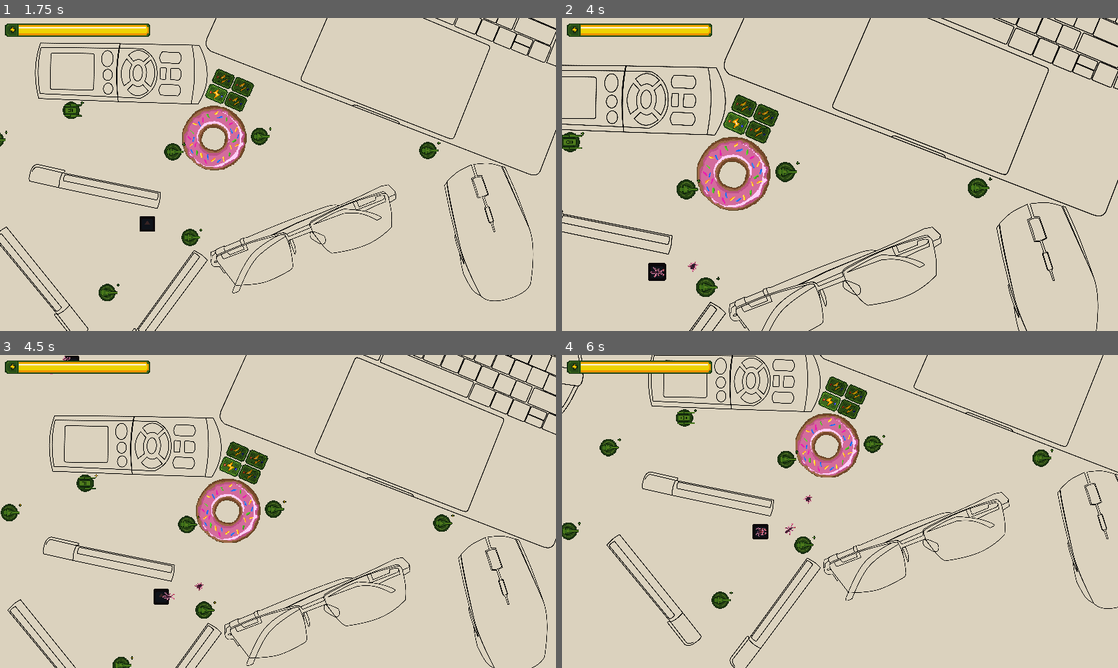
Above: before the commit, frames 1-4 (two rows, left to right).
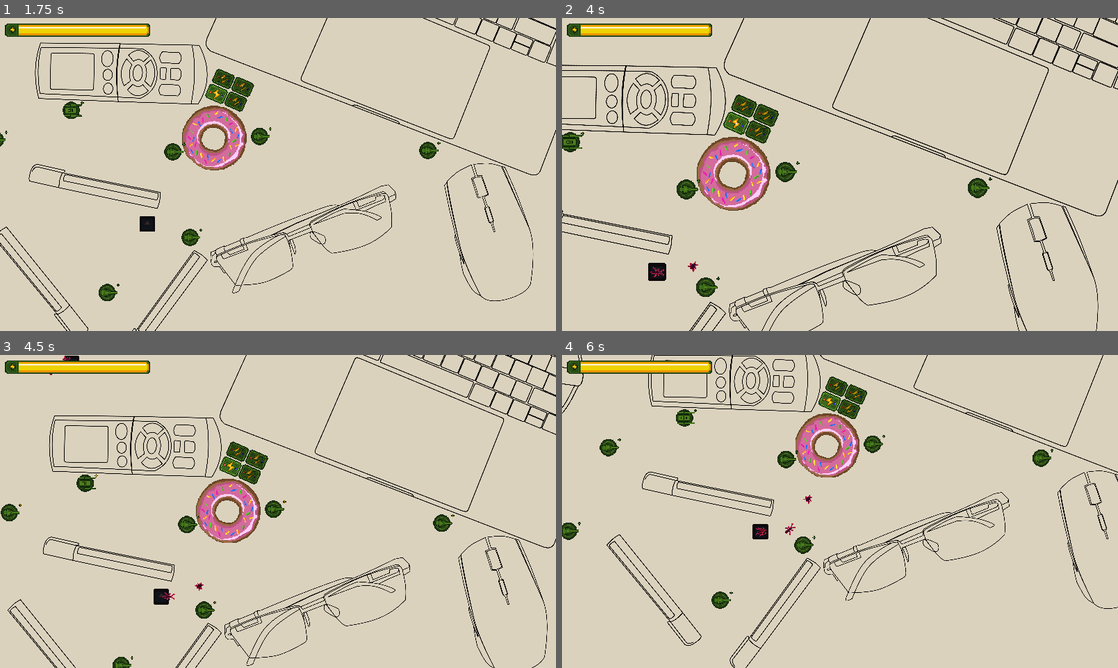
Above: after the commit, the same moments.

Repository: dmitriy-shmilo/gogodot-2021
Game: Godot game, scene res://game_screen/game_screen.tscn
Two runs of this game, one before a commit and one after it. Both use one fixed random seed, a clock stepped at 60 frames per second and the inputs below. The engine's default icon, where the game draws it, is replaced by a stand-in: a white triangle on a blue panel in a dark square.
Inputs (mouse positions are in pixels of both pictures, inside the frame that each line leads up to):
- Up to frame 1 (1.75 s): tap Enter at 0.5 s; move the mouse to (139, 146) at 0.52 s; hold D (right) 0.53-1.28 s; hold Mouse wheel up (zoom_in) 0.53-1.28 s; click (139, 146) at 0.67 s; move the mouse to (455, 187) at 1.27 s; hold S (down) from 1.28 s (still down); tap Mouse wheel down (zoom_out) at 1.35 s; click (455, 187) at 1.42 s
- Up to frame 2 (4 s): move the mouse to (667, 268) at 2.02 s; release S (down) at 2.03 s; hold D (right) 2.03-2.78 s; hold Mouse wheel up (zoom_in) 2.03-2.78 s; click (667, 268) at 2.17 s; move the mouse to (751, 96) at 2.77 s; hold W (up) 2.78-3.53 s; tap Mouse wheel down (zoom_out) at 2.85 s; click (751, 96) at 2.92 s; move the mouse to (667, 180) at 3.52 s; hold A (left) from 3.53 s (still down); hold Mouse wheel up (zoom_in) from 3.53 s (still down); click (667, 180) at 3.67 s
- Up to frame 3 (4.5 s): keep holding A (left); move the mouse to (172, 624) at 4.27 s; release Mouse wheel up (zoom_in) at 4.28 s; tap Mouse wheel down (zoom_out) at 4.35 s; click (172, 624) at 4.42 s
- Up to frame 4 (6 s): move the mouse to (617, 511) at 5.02 s; release A (left) at 5.03 s; hold S (down) 5.03-5.78 s; hold Mouse wheel up (zoom_in) 5.03-5.78 s; click (617, 511) at 5.17 s; move the mouse to (756, 433) at 5.77 s; hold D (right) from 5.78 s (still down); tap Mouse wheel down (zoom_out) at 5.85 s

Frame 1 is identical in both runs. In frame 2, less than 0.1% of the frame differs, in the area x 15-25%, y 77-83%; in frame 3, less than 0.1%; in frame 4, less than 0.1%, in the area x 34-45%, y 44-58%.

Commit message:
Update creep animations.

Diff:
--- a/src/game_screen/entities/enemies/enemy_unit.tscn
+++ b/src/game_screen/entities/enemies/enemy_unit.tscn
@@ -7,15 +7,19 @@
 [sub_resource type="CircleShape2D" id=1]
 radius = 12.0
 
-[sub_resource type="AtlasTexture" id=3]
+[sub_resource type="AtlasTexture" id=10]
+atlas = ExtResource( 2 )
+region = Rect2( 32, 0, 32, 32 )
+
+[sub_resource type="AtlasTexture" id=11]
 atlas = ExtResource( 2 )
 region = Rect2( 64, 0, 32, 32 )
 
-[sub_resource type="AtlasTexture" id=4]
+[sub_resource type="AtlasTexture" id=12]
 atlas = ExtResource( 2 )
 region = Rect2( 96, 0, 32, 32 )
 
-[sub_resource type="AtlasTexture" id=5]
+[sub_resource type="AtlasTexture" id=13]
 atlas = ExtResource( 2 )
 region = Rect2( 128, 0, 32, 32 )
 
@@ -27,21 +31,33 @@
 atlas = ExtResource( 2 )
 region = Rect2( 64, 96, 32, 32 )
 
-[sub_resource type="AtlasTexture" id=9]
+[sub_resource type="AtlasTexture" id=18]
 atlas = ExtResource( 2 )
-region = Rect2( 0, 32, 32, 32 )
+region = Rect2( 32, 32, 32, 32 )
 
-[sub_resource type="AtlasTexture" id=10]
+[sub_resource type="AtlasTexture" id=19]
 atlas = ExtResource( 2 )
-region = Rect2( 0, 64, 32, 32 )
+region = Rect2( 64, 32, 32, 32 )
 
-[sub_resource type="AtlasTexture" id=11]
+[sub_resource type="AtlasTexture" id=14]
 atlas = ExtResource( 2 )
-region = Rect2( 0, 128, 32, 32 )
+region = Rect2( 32, 64, 32, 32 )
+
+[sub_resource type="AtlasTexture" id=15]
+atlas = ExtResource( 2 )
+region = Rect2( 64, 64, 32, 32 )
+
+[sub_resource type="AtlasTexture" id=16]
+atlas = ExtResource( 2 )
+region = Rect2( 32, 128, 32, 32 )
+
+[sub_resource type="AtlasTexture" id=17]
+atlas = ExtResource( 2 )
+region = Rect2( 64, 128, 32, 32 )
 
 [sub_resource type="SpriteFrames" id=6]
 animations = [ {
-"frames": [ SubResource( 3 ), SubResource( 4 ), SubResource( 5 ) ],
+"frames": [ SubResource( 10 ), SubResource( 11 ), SubResource( 12 ), SubResource( 13 ) ],
 "loop": true,
 "name": "creep0",
 "speed": 5.0
@@ -51,17 +67,17 @@
 "name": "creep3",
 "speed": 5.0
 }, {
-"frames": [ SubResource( 9 ) ],
+"frames": [ SubResource( 18 ), SubResource( 19 ) ],
 "loop": true,
 "name": "creep1",
 "speed": 5.0
 }, {
-"frames": [ SubResource( 10 ) ],
+"frames": [ SubResource( 14 ), SubResource( 15 ) ],
 "loop": true,
 "name": "creep2",
 "speed": 5.0
 }, {
-"frames": [ SubResource( 11 ) ],
+"frames": [ SubResource( 16 ), SubResource( 17 ) ],
 "loop": true,
 "name": "creep4",
 "speed": 5.0
@@ -91,5 +107,4 @@
 rotation = 1.5708
 frames = SubResource( 6 )
 animation = "creep0"
-frame = 1
 playing = true
Binary file changed: src/assets/creeps.aseprite
Binary file changed: src/assets/creeps.png
Not shown: 1 places in src/game_screen/entities/enemies/enemy_unit.tscn that only renumber resources
